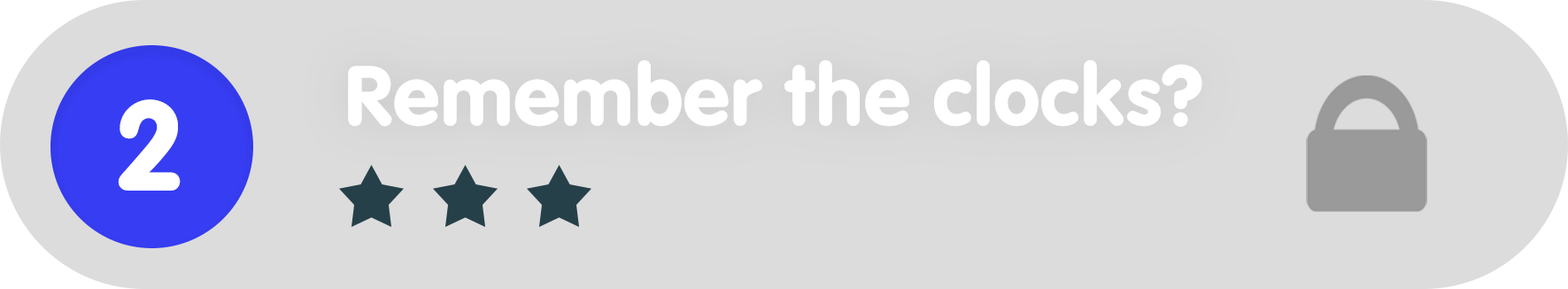
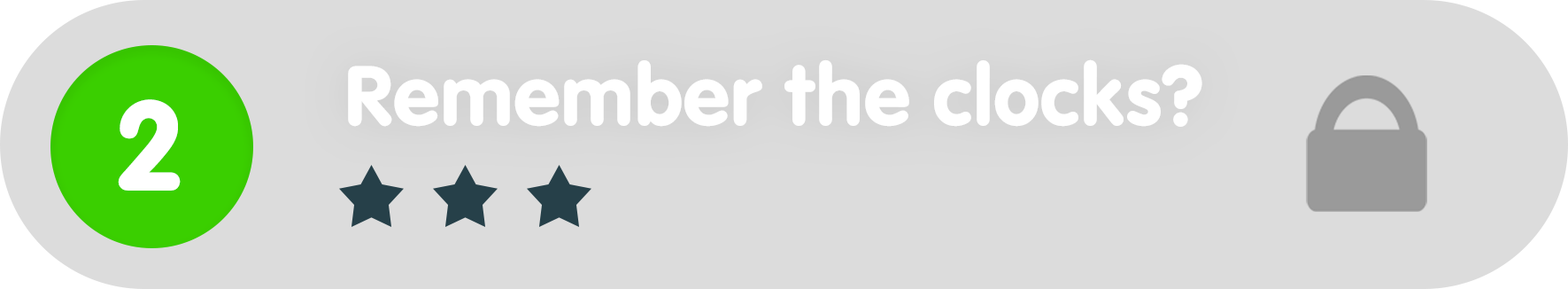
Revision of a layered 1568×289 image; what changed, layer by layer:
painted on "Ellipse_green" over bbox(50, 45, 254, 248)
